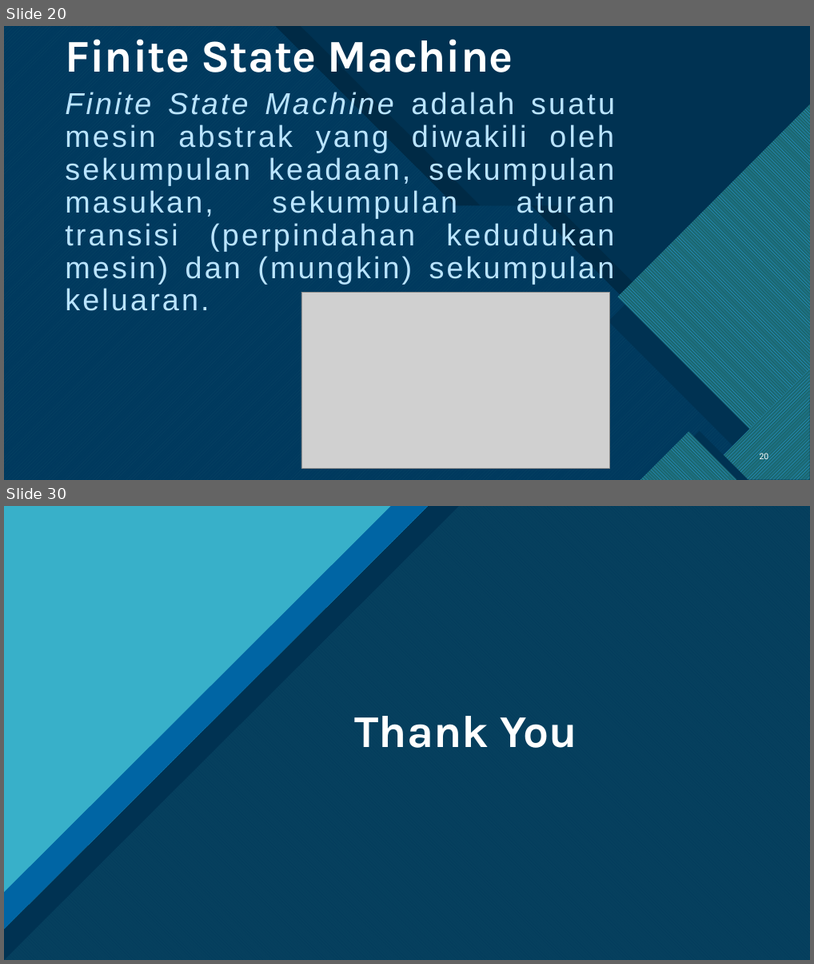
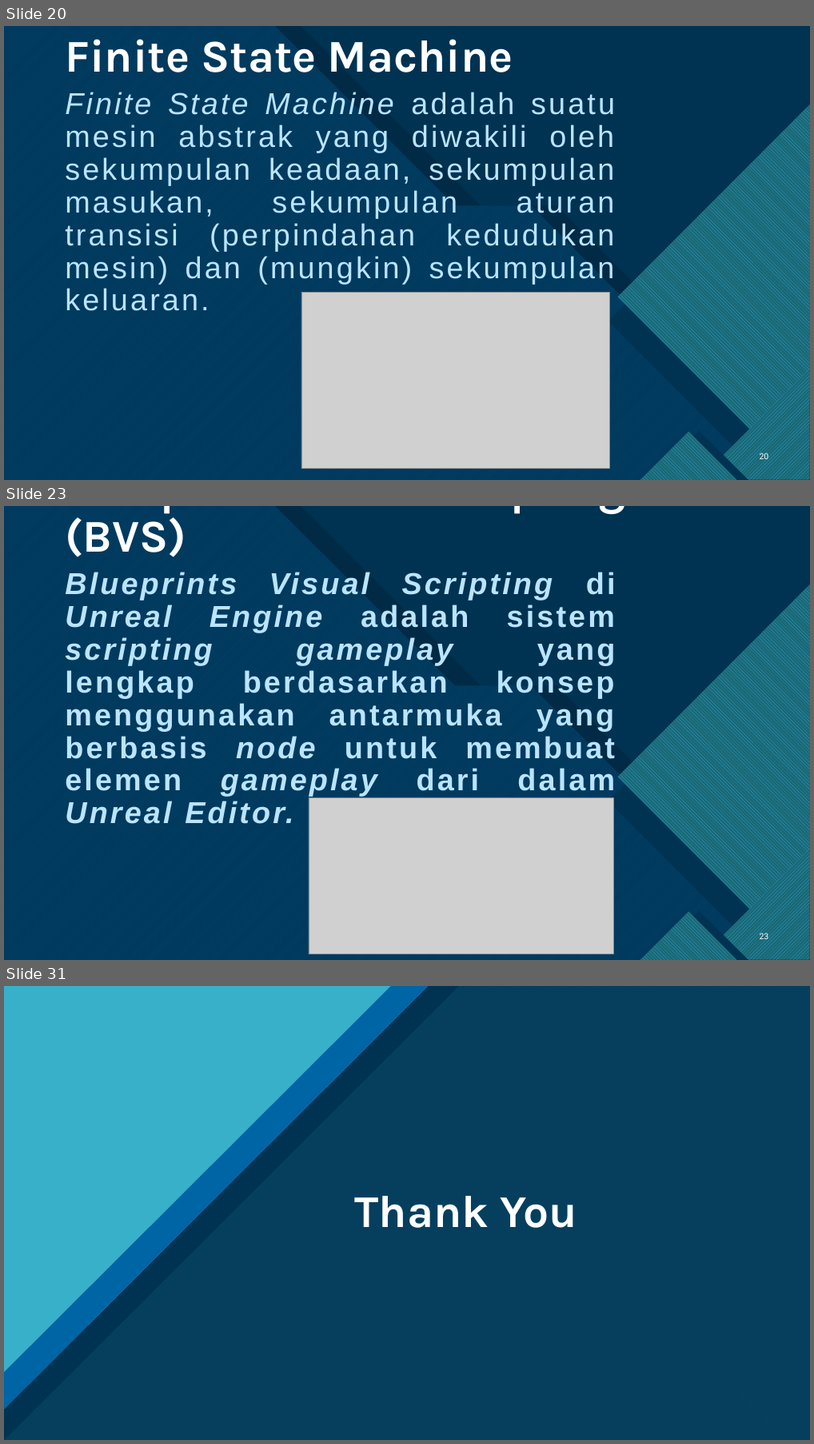
Before and after one commit to AggiaBintangRH/Skripsi, a slide deck: GAME SIMULASI KERJA PRAKTEK MAHASISWA FAKULTAS TEKNOLOGI INFORMASI.pptx. Shown one above the other, each under a label of ours: slides 20 and 30 before the commit, slides 20, 23 and 31 after it; the slides between them are not shown. The pictures are 814x964 and 814x1444 pixels, drawn with LibreOffice and Linux fonts; fonts in the diff are those of the drawing; grey boxes stand for pictures. Boxes give left, top, right and bottom in pixels: in the first picture for what was removed or moved away, otherwise in the second. Text is boxed around its words. In the diff, an @@ line names an element or a change of style, - is before the commit and + after.

```diff
--- a/GAME SIMULASI KERJA PRAKTEK MAHASISWA FAKULTAS TEKNOLOGI INFORMASI.pptx
+++ b/GAME SIMULASI KERJA PRAKTEK MAHASISWA FAKULTAS TEKNOLOGI INFORMASI.pptx
@@ slide 23 added at [4, 506, 810, 960], background #FFFFFF; not listed: 19 template elements that a slide beside it also shows @@
@@ text added at [65, 572, 616, 824], 36 pt, text #BAE4FF, bold @@
+Blueprints Visual Scripting di Unreal Engine adalah sistem scripting gameplay yang lengkap berdasarkan konsep menggunakan antarmuka yang berbasis node untuk membuat elemen gameplay dari dalam Unreal Editor.
@@ title added at [270, 572, 554, 600], 54 pt, text #FFFFFF, bold @@
+Blueprint Visual Scripting (BVS)
@@ picture added at [309, 798, 614, 954] @@
@@ page number added at [760, 931, 770, 941], 10 pt, text #FFFFFF @@
+23
@@ what was slide 30 is now slide 31 @@
```
Also in this commit, not shown: 1 slide changed, 8 other slides added, 10 slides removed.
